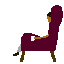
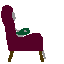
Before/after of a 64 × 64 layered artwork. What changed in the layer stack:
showed "Layer #3", moved it above "Pasted Layer", painted on it over (11, 12, 46, 59)
added layer "Pasted Layer" above "Layer #5" over (16, 28, 30, 36)
hid "Layer #2" over (13, 12, 51, 56)
painted on "Transformation" over (1, 5, 63, 62)
